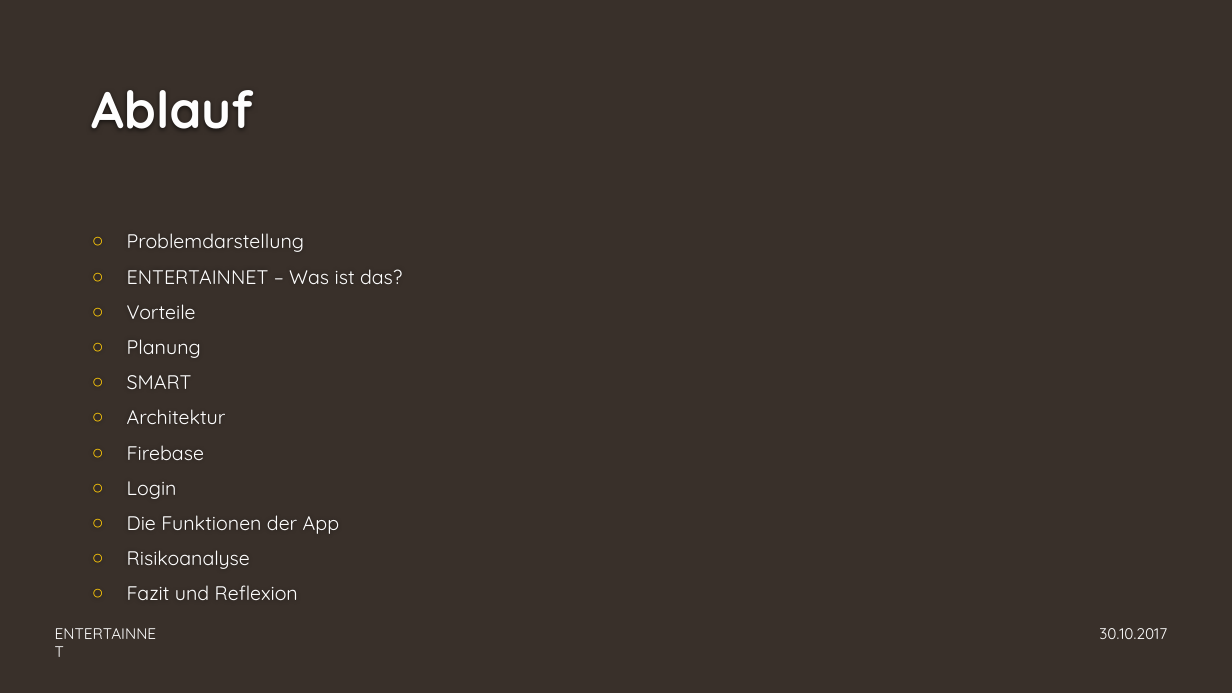
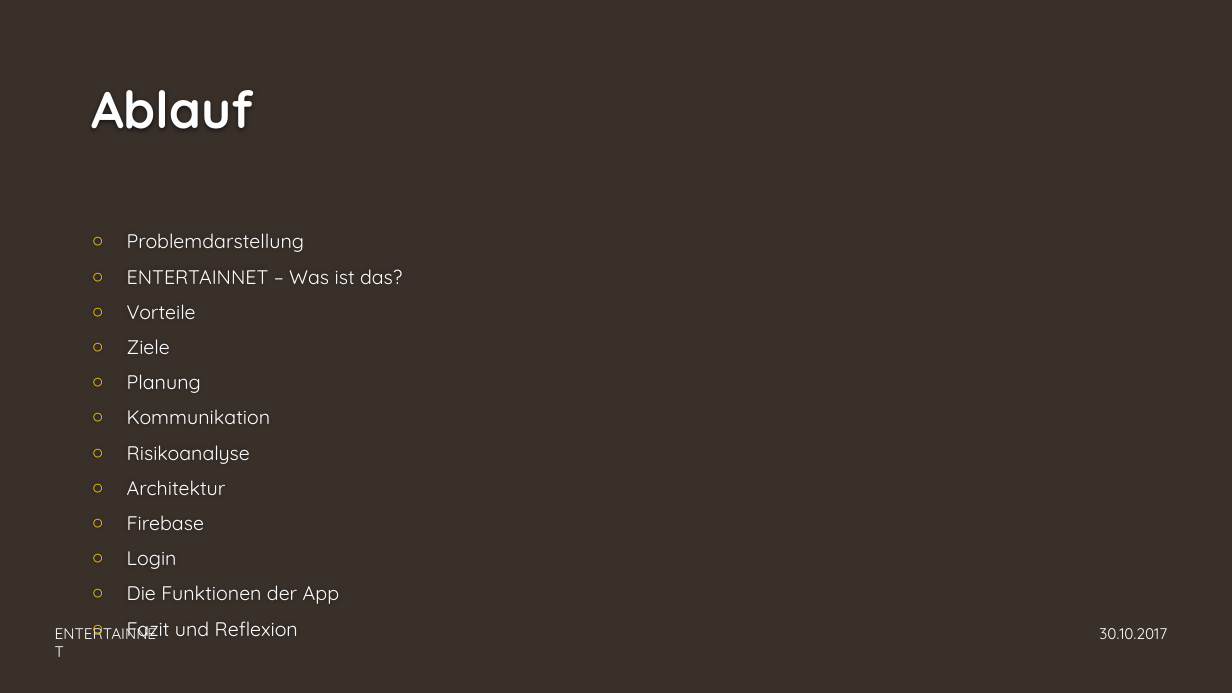
Before and after one commit to GAEBE2/Modul-306, a slide deck: slide 2 of Dokuordner/ENTERTAINNET.pptx. Drawn at 1232x693 pixels with LibreOffice and Linux fonts; fonts in the diff are those of the drawing; background and template pictures are left out. Boxes give left, top, right and bottom in pixels: in the first picture for what was removed or moved away, otherwise in the second. Text is boxed around its words. In the diff, an @@ line names an element or a change of style, - is before the commit and + after.

```diff
--- a/Dokuordner/ENTERTAINNET.pptx
+++ b/Dokuordner/ENTERTAINNET.pptx
@@ text at (127, 339, 170, 354): paragraph added @@
+○ Ziele
@@ text at (127, 409, 271, 464): text changed @@
-○ SMART
+○ Kommunikation
+○ Risikoanalyse
@@ text at (127, 550, 250, 569): paragraph removed @@
-○ Risikoanalyse
```
Also in this commit, not shown: 5 other slides changed, 1 slide added, 2 other files.
